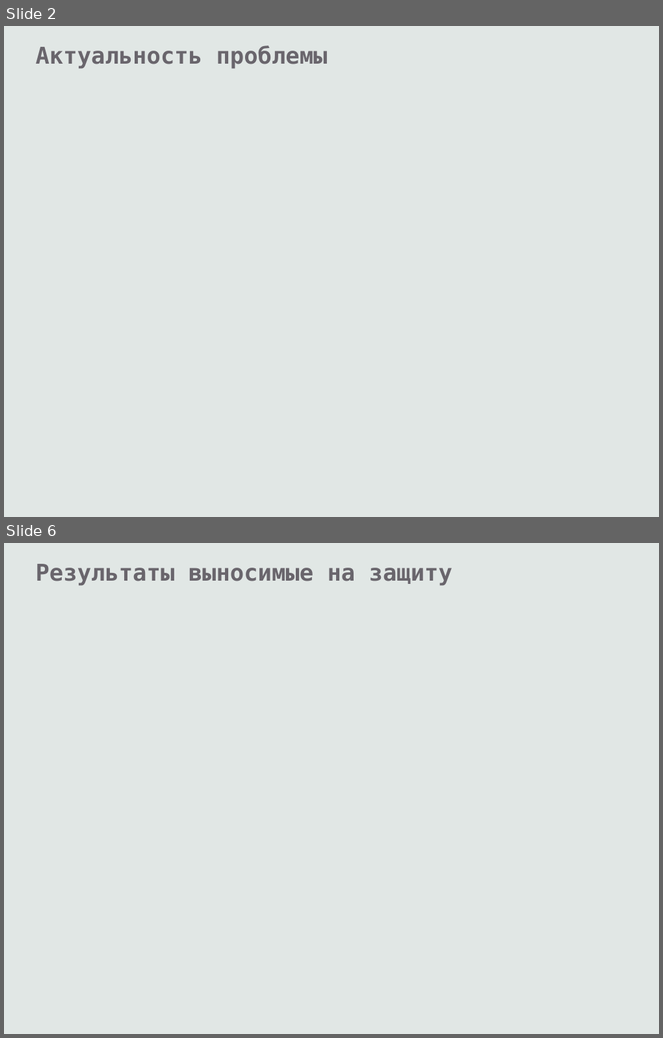
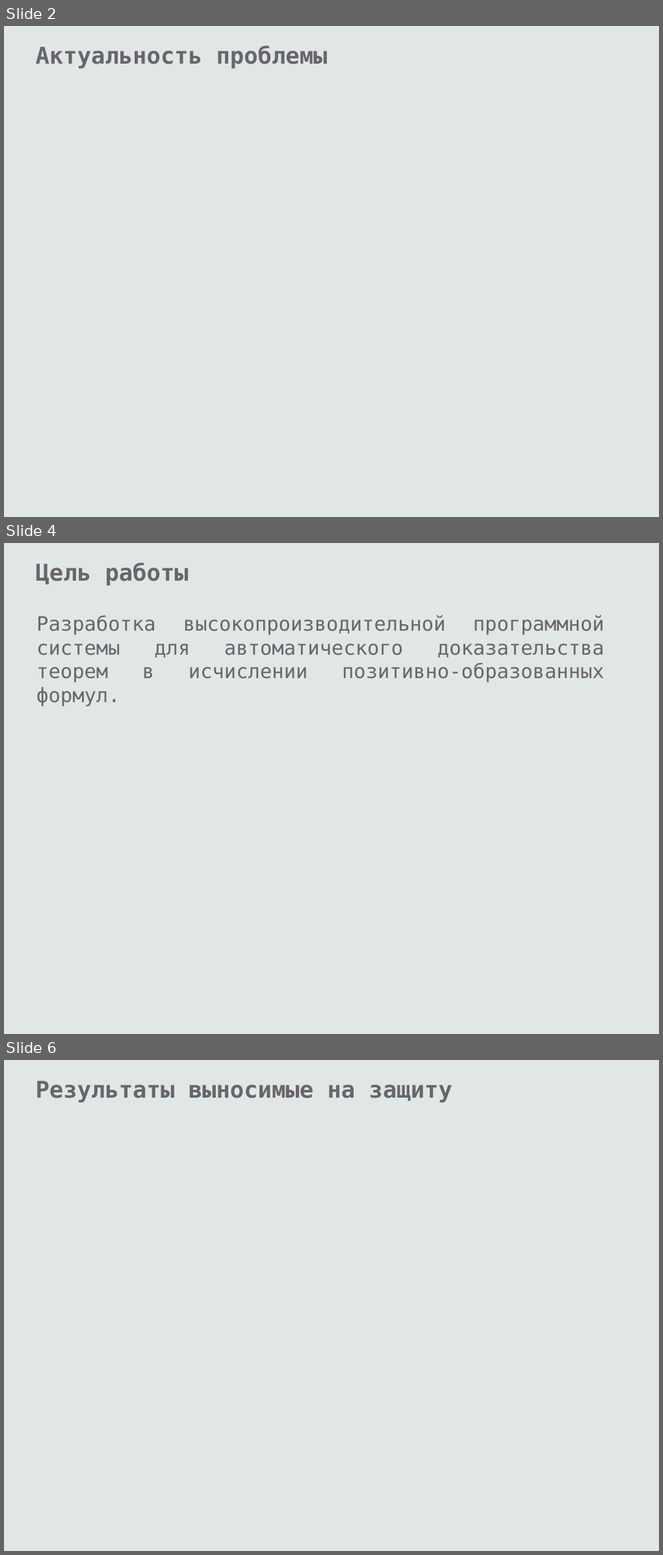
Before and after one commit to eugeneai/prisnif, a slide deck: brick/pres/pacman.odp. Shown one above the other, each under a label of ours: slides 2 and 6 before the commit, slides 2, 4 and 6 after it; the slides between them are not shown. The pictures are 663x1038 and 663x1555 pixels, drawn with LibreOffice and Linux fonts; fonts in the diff are those of the drawing. Boxes give left, top, right and bottom in pixels: in the first picture for what was removed or moved away, otherwise in the second. Text is boxed around its words. In the diff, an @@ line names an element or a change of style, - is before the commit and + after.

```diff
--- a/brick/pres/pacman.odp
+++ b/brick/pres/pacman.odp
@@ slide 4 added at (4,543,659,1034), background #E1E7E5 @@
@@ text added at (36,563,189,585), 28 pt, text #69656C, bold @@
+Цель работы
@@ text added at (36,615,605,706), 24 pt, text #69656C @@
+Разработка высокопроизводительной программной системы для автоматического доказательства теорем в исчислении позитивно-образованных формул.
```
Also in this commit, not shown: 1 slide changed, 4 other slides added, 5 slides removed, 2 other files.
